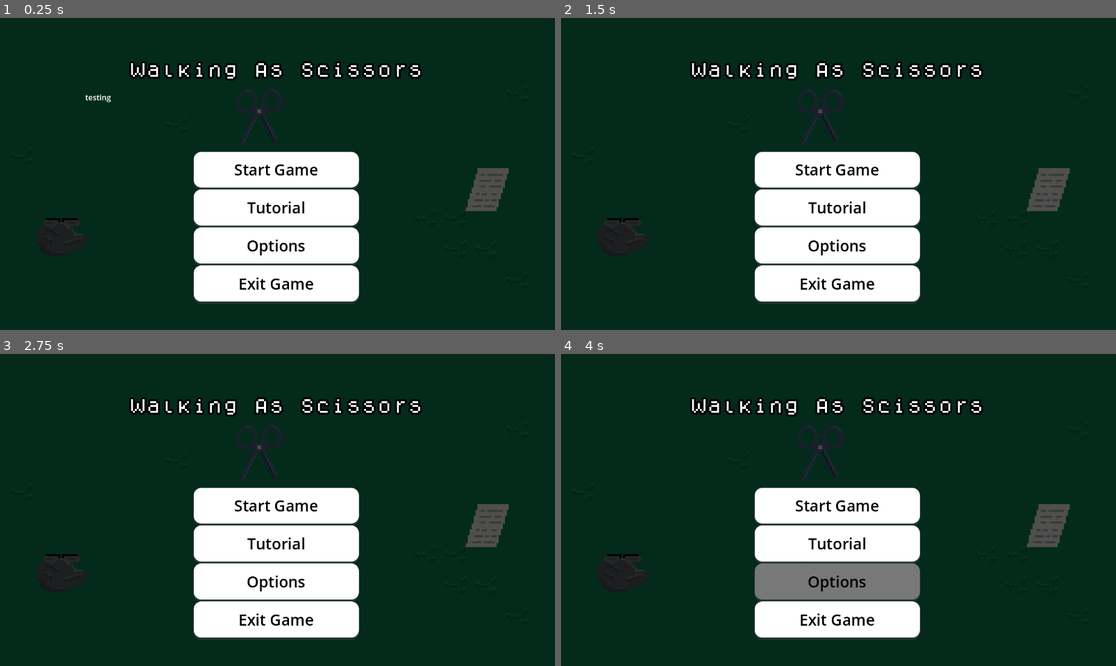
Above: before the commit, frames 1-4 (two rows, left to right).
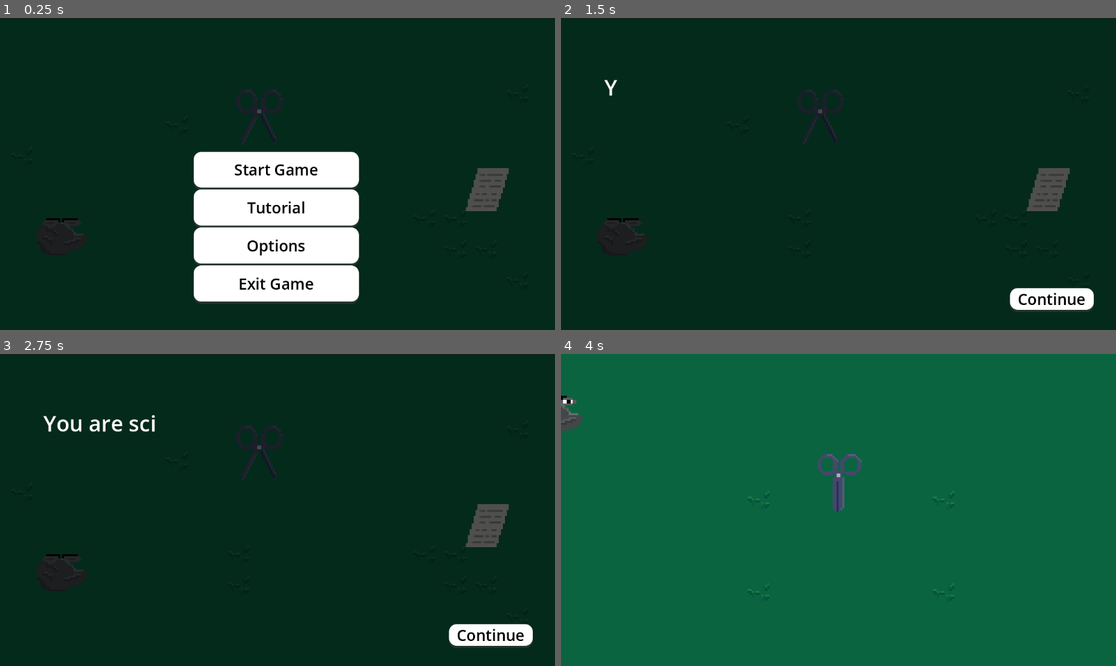
Above: after the commit, the same moments.

Repository: dat1010/walkingasscissors
Game: Godot game, scene res://scenes/main_menu.tscn
The game is run twice, just before and just after one commit, with the same random seed, the same clock (stepped at 60 frames per second) and the same inputs.
Inputs (mouse positions are in pixels of both pictures, inside the frame that each line leads up to):
- Up to frame 1 (0.25 s): no input
- Up to frame 2 (1.5 s): click "Tutorial" at 0.5 s; click "Start Game" at 1.25 s
- Up to frame 3 (2.75 s): click (277, 506) at 2 s, where only the run before the commit has a clickable "Start Game"
- Up to frame 4 (4 s): click (1049, 634) at 2.75 s, where only the run after the commit has a clickable "Continue"; click (838, 581) at 3.5 s, where only the run before the commit has a clickable "Options"

The runs differ from the first frame. In frame 1, 1.7% of the frame differs, in the area x 15-77%, y 13-28%; in frame 2, 17%; in frame 3, 18%; in frame 4, 100%, in the area x 0-100%, y 0-100%.

Commit message:
added high score screen

Diff:
--- a/scenes/end_screen.tscn
+++ b/scenes/end_screen.tscn
@@ -1,7 +1,8 @@
-[gd_scene load_steps=8 format=3 uid="uid://bqqjxoay1p32c"]
+[gd_scene load_steps=10 format=3 uid="uid://bqqjxoay1p32c"]
 
-[ext_resource type="Script" path="res://scrips/end_game_label.gd" id="1_iafab"]
+[ext_resource type="Script" path="res://scrips/end_screen.gd" id="1_6nxq3"]
 [ext_resource type="Texture2D" uid="uid://6gyt43gscco" path="res://assets/Screenshot 2025-01-25 150837.png" id="1_iufup"]
+[ext_resource type="FontFile" uid="uid://c6agvjdbyuar2" path="res://assets/dogica.ttf" id="3_cjuby"]
 
 [sub_resource type="StyleBoxTexture" id="StyleBoxTexture_gvhdl"]
 texture = ExtResource("1_iufup")
@@ -39,17 +40,24 @@
 shadow_size = 1
 shadow_offset = Vector2(0, 4)
 
+[sub_resource type="GDScript" id="GDScript_ohhuy"]
+script/source = "extends Label
+
+"
+
 [node name="EndScreen" type="Control"]
 layout_mode = 3
 anchors_preset = 0
+script = ExtResource("1_6nxq3")
 
 [node name="Panel" type="Panel" parent="."]
 layout_mode = 1
 anchors_preset = 15
 anchor_right = 1.0
 anchor_bottom = 1.0
+offset_top = 3.0
 offset_right = 1150.0
-offset_bottom = 652.0
+offset_bottom = 655.0
 grow_horizontal = 2
 grow_vertical = 2
 theme_override_styles/panel = SubResource("StyleBoxTexture_gvhdl")
@@ -74,12 +82,66 @@
 
 [node name="Label" type="Label" parent="."]
 layout_mode = 0
-offset_left = 466.0
-offset_top = 109.0
-offset_right = 663.0
-offset_bottom = 203.0
-text = "This is the end screen."
+offset_left = 367.0
+offset_top = 86.0
+offset_right = 727.0
+offset_bottom = 119.0
+theme_override_fonts/font = ExtResource("3_cjuby")
+theme_override_font_sizes/font_size = 30
+text = "High Scores!"
 horizontal_alignment = 1
-script = ExtResource("1_iafab")
+script = SubResource("GDScript_ohhuy")
 
+[node name="ScrollContainer" type="ScrollContainer" parent="."]
+layout_mode = 0
+offset_left = 354.0
+offset_top = 188.0
+offset_right = 780.0
+offset_bottom = 580.0
+
+[node name="VBoxContainer" type="VBoxContainer" parent="ScrollContainer"]
+layout_mode = 2
+size_flags_horizontal = 3
+size_flags_vertical = 3
+
+[node name="HTTPRequest" type="HTTPRequest" parent="."]
+
+[node name="EnterHighScore" type="LineEdit" parent="."]
+layout_mode = 0
+offset_left = 471.0
+offset_top = 142.0
+offset_right = 573.0
+offset_bottom = 181.0
+placeholder_text = "Initials"
+max_length = 3
+
+[node name="Label" type="Label" parent="EnterHighScore"]
+layout_mode = 0
+offset_left = -113.0
+offset_top = 2.0
+offset_right = -11.0
+offset_bottom = 35.0
+text = "Enter Initials:"
+
+[node name="Submit" type="Button" parent="EnterHighScore"]
+layout_mode = 0
+offset_left = 118.0
+offset_top = -5.0
+offset_right = 239.0
+offset_bottom = 40.0
+size_flags_vertical = 3
+theme_override_colors/font_hover_color = Color(0, 0, 0, 1)
+theme_override_colors/font_pressed_color = Color(0, 0, 0, 1)
+theme_override_colors/font_focus_color = Color(0, 0, 0, 1)
+theme_override_colors/font_color = Color(0, 0, 0, 1)
+theme_override_font_sizes/font_size = 32
+theme_override_styles/focus = SubResource("StyleBoxEmpty_f0avp")
+theme_override_styles/hover = SubResource("StyleBoxFlat_4rsut")
+theme_override_styles/pressed = SubResource("StyleBoxFlat_8vq8l")
+theme_override_styles/normal = SubResource("StyleBoxFlat_4eonm")
+text = "Submit"
+
+[connection signal="pressed" from="Panel/RestartButton" to="." method="_on_restart_button_pressed"]
 [connection signal="pressed" from="Panel/RestartButton" to="Label" method="_on_restart_button_pressed"]
+[connection signal="request_completed" from="HTTPRequest" to="." method="_on_http_request_request_completed"]
+[connection signal="pressed" from="EnterHighScore/Submit" to="." method="_on_submit_pressed"]
--- a/scenes/game.tscn
+++ b/scenes/game.tscn
@@ -20,6 +20,7 @@
 [node name="GameManager" type="Node" parent="."]
 script = ExtResource("1_5r31k")
 enemy_scene = ExtResource("3_8ubiw")
+paper_scene = ExtResource("4_8u4n5")
 player_node_path = NodePath("../Player")
 
 [node name="Player" parent="." instance=ExtResource("1_u3u7u")]
@@ -30,6 +31,3 @@
 tile_set = SubResource("TileSet_ltc88")
 format = 2
 layer_0/tile_data = PackedInt32Array(65538, 0, 1, 131074, 0, 1, 131073, 0, 0, 131072, 0, 1, 196607, 0, 1, 131071, 0, 1, …(10810 unchanged characters)…
-
-[node name="CharacterBody2D" parent="." instance=ExtResource("4_8u4n5")]
-position = Vector2(249, -89)
--- a/scenes/main_menu.tscn
+++ b/scenes/main_menu.tscn
@@ -1,8 +1,7 @@
-[gd_scene load_steps=9 format=3 uid="uid://bj4mib8ejnxq7"]
+[gd_scene load_steps=8 format=3 uid="uid://bj4mib8ejnxq7"]
 
 [ext_resource type="Script" path="res://scrips/main_menu.gd" id="1_dc51k"]
 [ext_resource type="Texture2D" uid="uid://6gyt43gscco" path="res://assets/Screenshot 2025-01-25 150837.png" id="2_gip8a"]
-[ext_resource type="FontFile" uid="uid://c6agvjdbyuar2" path="res://assets/dogica.ttf" id="3_ayain"]
 
 [sub_resource type="StyleBoxTexture" id="StyleBoxTexture_v2uwg"]
 texture = ExtResource("2_gip8a")
@@ -129,41 +128,7 @@
 text = "Exit Game
 "
 
-[node name="Label" type="Label" parent="."]
-layout_mode = 1
-anchors_preset = 8
-anchor_left = 0.5
-anchor_top = 0.5
-anchor_right = 0.5
-anchor_bottom = 0.5
-offset_left = -150.5
-offset_top = -254.0
-offset_right = 150.5
-offset_bottom = -177.0
-grow_horizontal = 2
-grow_vertical = 2
-theme_override_colors/font_shadow_color = Color(0.154876, 0.154876, 0.154876, 1)
-theme_override_constants/shadow_offset_y = 4
-theme_override_constants/outline_size = 16
-theme_override_constants/shadow_outline_size = 0
-theme_override_fonts/font = ExtResource("3_ayain")
-theme_override_font_sizes/font_size = 32
-text = "Walking As Scissors"
-horizontal_alignment = 1
-vertical_alignment = 1
-
-[node name="HTTPRequest" type="HTTPRequest" parent="."]
-
-[node name="RichTextLabel" type="RichTextLabel" parent="."]
-layout_mode = 0
-offset_left = 177.0
-offset_top = 153.0
-offset_right = 611.0
-offset_bottom = 390.0
-text = "testing"
-
 [connection signal="pressed" from="VBoxContainer/StartGameButton" to="." method="_on_start_pressed"]
 [connection signal="pressed" from="VBoxContainer/TutorialButton" to="." method="_on_tutorial_pressed"]
 [connection signal="pressed" from="VBoxContainer/OptionsButton" to="." method="_on_options_button_pressed"]
 [connection signal="pressed" from="VBoxContainer/ExitGameButton" to="." method="_on_exit_game_button_pressed"]
-[connection signal="request_completed" from="HTTPRequest" to="." method="_on_http_request_request_completed"]
--- a/scenes/paper.tscn
+++ b/scenes/paper.tscn
@@ -64,7 +64,7 @@
 [sub_resource type="RectangleShape2D" id="RectangleShape2D_lmyfk"]
 size = Vector2(28, 25)
 
-[node name="CharacterBody2D" type="CharacterBody2D"]
+[node name="Paper" type="CharacterBody2D"]
 script = ExtResource("1_efik7")
 
 [node name="AnimatedSprite2D" type="AnimatedSprite2D" parent="."]
--- a/scrips/end_game_label.gd
+++ /dev/null
@@ -1,11 +0,0 @@
-extends Label
-
-@onready var label: Label = $"."
-
-
-func end_game_high_score():
-	label.text = "You DIED!!!!"
-
-
-func _on_restart_button_pressed() -> void:
-	get_tree().change_scene_to_file("res://scenes/game.tscn")
--- /dev/null
+++ b/scrips/end_screen.gd
@@ -0,0 +1,54 @@
+extends Control
+
+@onready var http_request: HTTPRequest = $HTTPRequest
+var url = "https://davidtannerjr.com/api/high_scores"
+@onready var rich_text_label: RichTextLabel = $ScrollContainer/VBoxContainer/RichTextLabel
+@onready var v_box_container: VBoxContainer = $ScrollContainer/VBoxContainer
+@onready var enter_high_score: LineEdit = $EnterHighScore
+@onready var submit: Button = $EnterHighScore/Submit
+
+# Called when the node enters the scene tree for the first time.
+func _ready() -> void:
+	http_request.request(url)
+
+# Called every frame. 'delta' is the elapsed time since the previous frame.
+func _process(delta: float) -> void:
+	pass
+
+func _on_restart_button_pressed() -> void:
+	get_tree().change_scene_to_file("res://scenes/game.tscn")
+
+func _on_http_request_request_completed(result: int, response_code: int, headers: PackedStringArray, body: PackedByteArray) -> void:
+	if response_code == 201:
+		clear_all_childer()
+		http_request.request(url)
+	elif response_code == 200:
+		update_high_score_results(body)
+
+func _on_submit_pressed() -> void:
+	var user_initials = enter_high_score.text
+	var score = global.current_score
+	var data := {"high_score":{"user_initials":user_initials,"score":score}}
+	var json = JSON.stringify(data)
+	var headers = ["Content-Type: application/json"]
+	http_request.request(url, headers, HTTPClient.METHOD_POST, json)
+	submit.visible = false
+	global.current_score = 0
+
+func update_high_score_results(body):
+	var data = JSON.parse_string(body.get_string_from_utf8())
+	var response = body.get_string_from_utf8()
+
+	for user_data in data.data:
+		var label = RichTextLabel.new()
+		label.fit_content = true
+		var user_initials = user_data.user_initials
+		var user_score = user_data.score
+		label.text = user_initials + " " + str(user_score)
+		v_box_container.add_child(label)
+
+func clear_all_childer():
+	var count = v_box_container.get_child_count()
+	for child in range(count):
+		var children = v_box_container.get_child(child)
+		children.queue_free()
--- a/scrips/game_manager.gd
+++ b/scrips/game_manager.gd
@@ -6,6 +6,7 @@
 # 4. show end screen
 
 @export var enemy_scene : PackedScene
+@export var paper_scene : PackedScene
 @export var player_node_path: NodePath
 @export var spawn_min: Vector2 = Vector2(-150, -150)
 @export var spawn_max: Vector2 = Vector2(150, 150)
@@ -25,14 +26,23 @@
 	enemies_alive = 0
 
 	for i in range(round_number):
+		global.current_score = round_number
 		var new_enemy = enemy_scene.instantiate()
+		var new_paper = paper_scene.instantiate()
 		add_child(new_enemy)
+		add_child(new_paper)
 
 		var random_pos = Vector2(
 			randf_range(spawn_min.x, spawn_max.x),
 			randf_range(spawn_min.y, spawn_max.y)
 		)
 		new_enemy.position = random_pos
+
+		var random_pos_paper = Vector2(
+			randf_range(spawn_min.x-50, spawn_max.x+50),
+			randf_range(spawn_min.y-25, spawn_max.y+25)
+		)
+		new_paper.position = random_pos_paper
 
 		new_enemy.connect("enemy_died", Callable(self, "_on_enemy_died"))
 
--- a/scrips/global.gd
+++ b/scrips/global.gd
@@ -1,3 +1,4 @@
 extends Node
 
 var player_current_attack = false
+var current_score = 0
--- a/scrips/main_menu.gd
+++ b/scrips/main_menu.gd
@@ -1,6 +1,6 @@
 extends Control
 
-var url = "https://davidtannerjr.com/api/high_scores"
+
 @onready var http_request: HTTPRequest = $HTTPRequest
 @onready var rich_text_label: RichTextLabel = $RichTextLabel
 
@@ -13,13 +13,12 @@
 func _process(delta: float) -> void:
 	pass
 
-
 func _on_start_pressed() -> void:
 	get_tree().change_scene_to_file("res://scenes/backstory.tscn")
 
 
 func _on_tutorial_pressed() -> void:
-	http_request.request(url)
+	pass
 
 
 func _on_options_button_pressed() -> void:
@@ -28,9 +27,3 @@
 
 func _on_exit_game_button_pressed() -> void:
 	get_tree().quit()
-
-
-func _on_http_request_request_completed(result: int, response_code: int, headers: PackedStringArray, body: PackedByteArray) -> void:
-	var data = JSON.parse_string(body.get_string_from_utf8())
-	var response = body.get_string_from_utf8()
-	rich_text_label.text = str(response)
